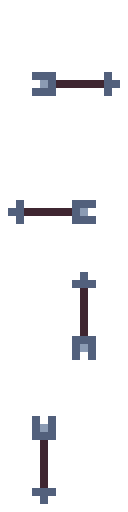
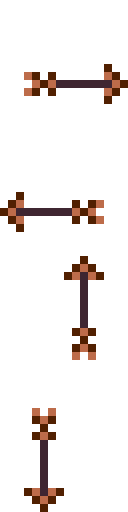
Layer changes from the first (128, 512) image to the second:
added layer "Layer #5" in group "right" over (24, 64, 128, 104)
hid "Layer #1" over (32, 72, 120, 96)
added layer "Pasted Layer" in group "left" over (0, 192, 104, 232)
hid "Layer #2" over (8, 200, 96, 224)
added layer "Pasted Layer copy" in group "top" over (64, 256, 104, 360)
hid "Layer #3" over (72, 272, 96, 360)
added layer "Pasted Layer copy #1" in group "down" over (24, 408, 64, 512)
hid "Layer #4" over (32, 416, 56, 504)
